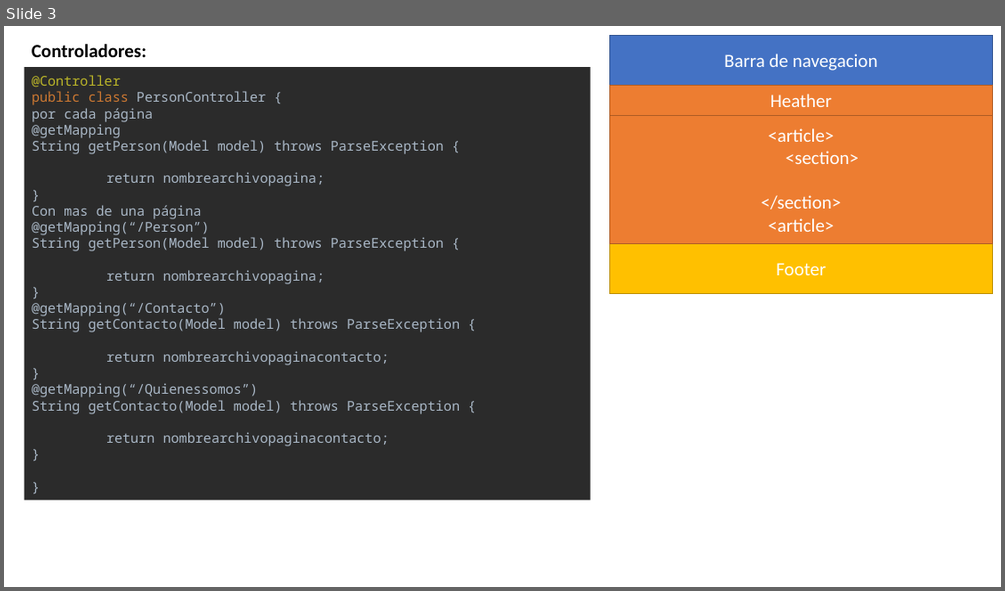
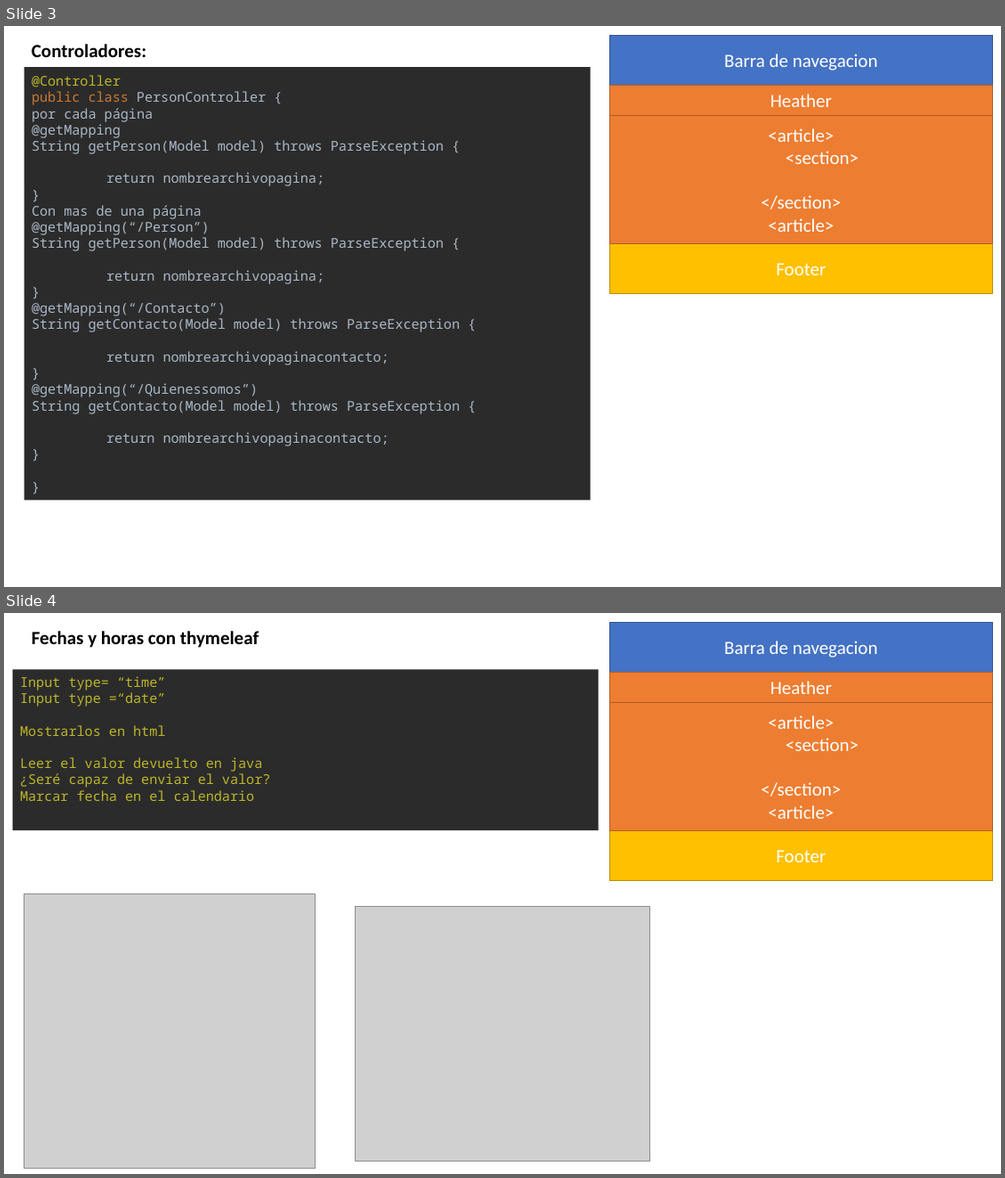
Before and after one commit to eneascarneiro/master_eoi, a slide deck: practica_html_spring_th.pptx. Shown one above the other, each under a label of ours: slide 3 before the commit, slides 3 and 4 after it. The pictures are 1005x591 and 1005x1178 pixels, drawn with LibreOffice and Linux fonts; fonts in the diff are those of the drawing; grey boxes stand for pictures. Boxes give left, top, right and bottom in pixels: in the first picture for what was removed or moved away, otherwise in the second. Text is boxed around its words. In the diff, an @@ line names an element or a change of style, - is before the commit and + after.

```diff
--- a/practica_html_spring_th.pptx
+++ b/practica_html_spring_th.pptx
@@ slide 4 added at bbox=[4, 613, 1001, 1174], background #FFFFFF @@
@@ text added at bbox=[32, 631, 259, 648], 18 pt, text #000000, bold @@
+Fechas y horas con thymeleaf
@@ rectangle added at bbox=[610, 622, 992, 672], fill #4472C4, outline #325491 1 pt, 18 pt, text #FFFFFF @@
+Barra de navegacion
@@ rectangle added at bbox=[13, 669, 599, 830], fill #2B2B2B, 13 pt, text #BBB529 @@
+Input type= “time”
+Input type =“date”
+Mostrarlos en html
+Leer el valor devuelto en java
+¿Seré capaz de enviar el valor?
+Marcar fecha en el calendario
@@ rectangle added at bbox=[610, 672, 992, 702], fill #ED7D31, outline #AF5C24 1 pt, 18 pt, text #FFFFFF @@
+Heather
@@ rectangle added at bbox=[610, 702, 992, 830], fill #ED7D31, outline #AF5C24 1 pt, 18 pt, text #FFFFFF @@
+<article>
+<section>
+</section>
+<article>
@@ rectangle added at bbox=[610, 831, 992, 881], fill #FFC000, outline #BD8E00 1 pt, 18 pt, text #FFFFFF @@
+Footer
@@ picture added at bbox=[24, 893, 316, 1167] @@
@@ picture added at bbox=[356, 907, 650, 1161] @@
```
Also in this commit, not shown: 1 other slide added.
